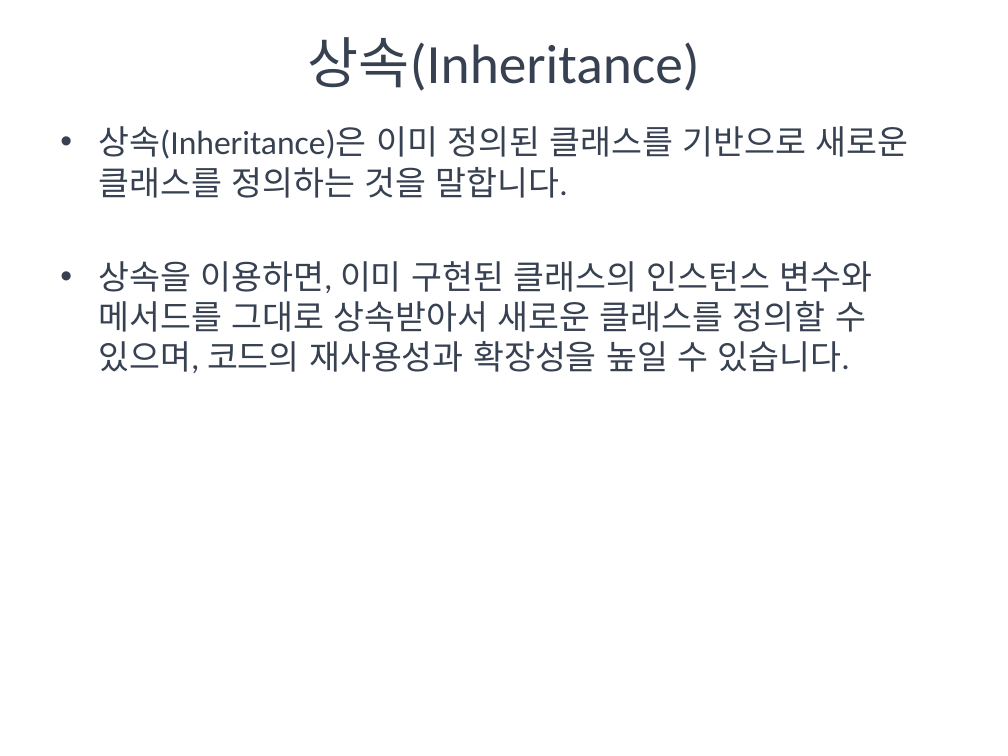
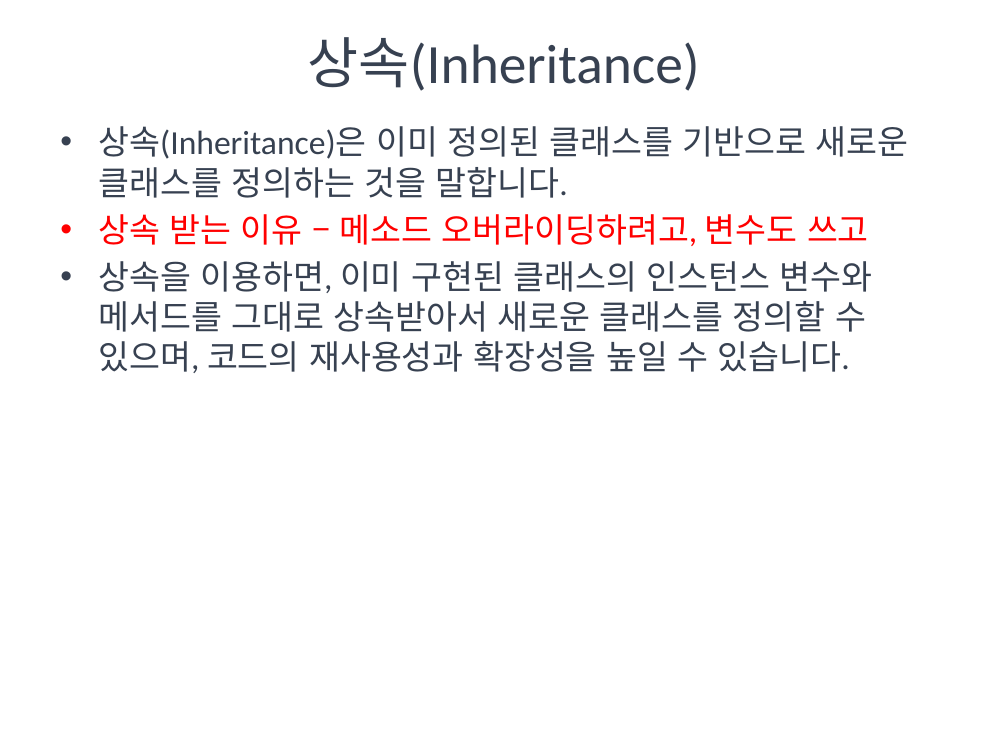
Before and after one commit to KHEN-ROE/Python, a slide deck: slide 24 of 수업자료/파이썬 5.pptx. Drawn at 1008x756 pixels with LibreOffice and Linux fonts; fonts in the diff are those of the drawing. Boxes give left, top, right and bottom in pixels: in the first picture for what was removed or moved away, otherwise in the second. Text is boxed around its words. In the diff, an @@ line names an element or a change of style, - is before the commit and + after.

```diff
--- a/수업자료/파이썬 5.pptx
+++ b/수업자료/파이썬 5.pptx
@@ text at box(98, 214, 869, 246): paragraph added @@
+• 상속 받는 이유 – 메소드 오버라이딩하려고, 변수도 쓰고
```
Also in this commit, not shown: 8 other slides changed, 10 other files.
